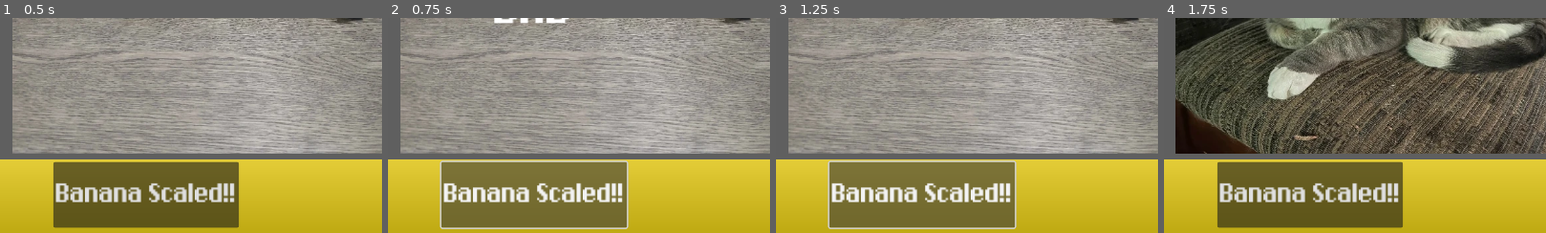
Above: before the commit, frames 1-4 (left to right).
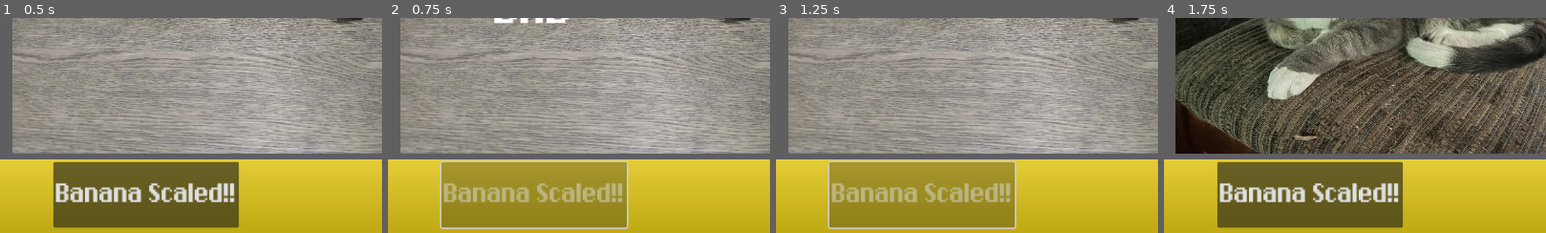
Above: after the commit, the same moments.

Repository: Just-a-Bee/banana_for_scale
Game: Godot game, scene res://main/game.tscn
The game is run twice, just before and just after one commit, with the same random seed, the same clock (stepped at 60 frames per second) and the same inputs. The engine's default icon, where the game draws it, is replaced by a stand-in: a white triangle on a blue panel in a dark square.
Inputs (mouse positions are % of the whole screen's width and height, from its top left):
- Up to frame 1 (0.5 s): no input
- Up to frame 2 (0.75 s): click "Banana Scaled!!" at 0.5 s
- Up to frame 3 (1.25 s): no input
- Up to frame 4 (1.75 s): click (10, 25) at 1.25 s
The pictures show only the part of the screen within x 31-81%, y 50-100%; the shares and areas given below are measured in that part.

Frame 1 is identical in both runs. In frame 2, 15% of the frame differs, in the area x 14-63%, y 67-98%; in frame 3, 15%; in frame 4, nothing differs.

Commit message:
Dialogue and sound effects are added

Diff:
--- a/autoloads/pictures.gd
+++ b/autoloads/pictures.gd
@@ -17,7 +17,7 @@
 	Picture.new(preload("res://assets/pictures/vase.webp"), 375)
 ]
 
-var final_picture:Picture = Picture.new(preload("res://assets/pictures/coins.webp"), 1)
+var final_picture:Picture = Picture.new(preload("res://assets/pictures/coins.webp"), 352)
 
 # function to return a random picture
 func get_picture()->Picture:
--- /dev/null
+++ b/default_bus_layout.tres
@@ -0,0 +1,9 @@
+[gd_resource type="AudioBusLayout" format=3 uid="uid://4whw8no5pfwf"]
+
+[resource]
+bus/1/name = &"Music"
+bus/1/solo = false
+bus/1/mute = false
+bus/1/bypass_fx = false
+bus/1/volume_db = 0.0
+bus/1/send = &"Master"
--- a/main/game.gd
+++ b/main/game.gd
@@ -13,7 +13,7 @@
 var banana:Banana
 
 @onready var event_array:Array = [
-	preload("res://assets/audio/voice/tutorial.ogg"),
+	preload("res://assets/audio/voice/intro.ogg"),
 	Pictures.tutorial_picture,
 	Pictures.get_picture(),
 	Pictures.get_picture(),
@@ -26,7 +26,7 @@
 	"bad_banana",
 	Pictures.get_picture(),
 	Pictures.get_picture(),
-	preload("res://assets/audio/voice/going_under.ogg"),
+	preload("res://assets/audio/voice/company-going-under.ogg"),
 	Pictures.final_picture,
 	"end"
 ]
@@ -61,7 +61,7 @@
 	var event = event_array.pop_front()
 	if event is AudioStream:
 		$Dialogue.stream = event
-		$Dialogue.play()
+		play_dialogue()
 		next_event()
 	elif event is Picture:
 		current_picture = event
@@ -72,6 +72,14 @@
 		next_event()
 	elif event == "end":
 		get_tree().change_scene_to_file("res://ui/end_screen.tscn")
+
+
+func play_dialogue():
+	$Dialogue.play()
+	$Music.volume_db = -20
+	await $Dialogue.finished
+	$Music.volume_db = -7
+
 
 func _on_button_button_up():
 	score_banana()
@@ -96,8 +104,11 @@
 	var score_string = ""
 	if score == Score.SCORES.BAD:
 		score_string = "BAD"
+		$Bad.play()
 	if score == Score.SCORES.GOOD:
 		score_string = "GOOD"
+		$Good.play()
 	if score == Score.SCORES.PERFECT:
 		score_string = "PERFECT"
+		$Perfect.play()
 	$AnimationPlayer/ScoreText.text = score_string
--- a/main/game.tscn
+++ b/main/game.tscn
@@ -8,7 +8,11 @@
 [ext_resource type="Texture2D" uid="uid://dyj1uybkuaxvy" path="res://assets/ui/icons/banana_icon.png" id="4_t413w"]
 [ext_resource type="Texture2D" uid="uid://cxgfy1pk2qnxl" path="res://assets/ui/icons/check_icon.png" id="5_w6egs"]
 [ext_resource type="Texture2D" uid="uid://cmhwksjnucue8" path="res://assets/ui/icons/x_icon.png" id="6_scer8"]
+[ext_resource type="Texture2D" uid="uid://dr688hvb6e3w8" path="res://assets/pictures/coins.webp" id="9_a7m3s"]
 [ext_resource type="AudioStream" uid="uid://o33oyxemf1ic" path="res://assets/audio/music/banana game music.ogg" id="9_n5g5n"]
+[ext_resource type="AudioStream" uid="uid://cn57ux5rmexia" path="res://assets/audio/sfx/perfect.wav" id="11_lkcw3"]
+[ext_resource type="AudioStream" uid="uid://bv8vr3ucmv4me" path="res://assets/audio/sfx/good.wav" id="12_yafjm"]
+[ext_resource type="AudioStream" uid="uid://cc5sgjhqn0rf" path="res://assets/audio/sfx/bad.wav" id="13_7alda"]
 
 [sub_resource type="Gradient" id="Gradient_d85hs"]
 offsets = PackedFloat32Array(0.729508, 1)
@@ -77,6 +81,18 @@
 "update": 0,
 "values": [Color(1, 1, 1, 1), Color(1, 1, 1, 1), Color(1, 1, 1, 0)]
 }
+tracks/2/type = "value"
+tracks/2/imported = false
+tracks/2/enabled = true
+tracks/2/path = NodePath("GamePanel/VBoxContainer/MarginContainer/VBoxContainer/BottomBar/Button:disabled")
+tracks/2/interp = 1
+tracks/2/loop_wrap = true
+tracks/2/keys = {
+"times": PackedFloat32Array(0, 1),
+"transitions": PackedFloat32Array(1, 1),
+"update": 1,
+"values": [true, false]
+}
 
 [sub_resource type="AnimationLibrary" id="AnimationLibrary_7ysdx"]
 _data = {
@@ -262,6 +278,7 @@
 
 [node name="PictureRect" type="TextureRect" parent="GamePanel/VBoxContainer/MarginContainer/VBoxContainer/HBoxContainer/PicturePanel/MarginContainer"]
 layout_mode = 2
+texture = ExtResource("9_a7m3s")
 expand_mode = 1
 stretch_mode = 5
 
@@ -291,10 +308,18 @@
 text = "PERFECT"
 horizontal_alignment = 1
 
-[node name="Sfx" type="AudioStreamPlayer" parent="."]
-
 [node name="Music" type="AudioStreamPlayer" parent="."]
 stream = ExtResource("9_n5g5n")
 volume_db = -7.0
+bus = &"Music"
+
+[node name="Perfect" type="AudioStreamPlayer" parent="."]
+stream = ExtResource("11_lkcw3")
+
+[node name="Good" type="AudioStreamPlayer" parent="."]
+stream = ExtResource("12_yafjm")
+
+[node name="Bad" type="AudioStreamPlayer" parent="."]
+stream = ExtResource("13_7alda")
 
 [connection signal="button_up" from="GamePanel/VBoxContainer/MarginContainer/VBoxContainer/BottomBar/Button" to="." method="_on_button_button_up"]
--- a/ui/boot_screen.gd
+++ b/ui/boot_screen.gd
@@ -17,25 +17,25 @@
 		title.visible_characters += 1
 		await get_tree().create_timer(.05).timeout
 
-	await get_tree().create_timer(.5).timeout
+	await get_tree().create_timer(.25).timeout
 
 
 	while left_column.visible_ratio < 1:
 		left_column.visible_characters += 1
-		await get_tree().create_timer(.01).timeout
+		await get_tree().create_timer(.005).timeout
 
 		if left_column.text[left_column.visible_characters-1] == "\n":
-			await get_tree().create_timer(.2).timeout
+			await get_tree().create_timer(.1).timeout
 			var right_line_finished = false
 			while not right_line_finished:
 				right_column.visible_characters += 1
-				await get_tree().create_timer(.01).timeout
+				await get_tree().create_timer(.005).timeout
 				if right_column.text[right_column.visible_characters] == "\n":
 					right_line_finished = true
 	$Boot.hide()
 	$Loading.show()
 
-	for i in 3:
+	for i in 2:
 		$Loading/RichTextLabel.visible_characters = 16
 		await get_tree().create_timer(.3).timeout
 		$Loading/RichTextLabel.visible_characters = 17
--- a/ui/boot_screen.tscn
+++ b/ui/boot_screen.tscn
@@ -1,7 +1,8 @@
-[gd_scene load_steps=5 format=3 uid="uid://bwh40sib1xqo2"]
+[gd_scene load_steps=6 format=3 uid="uid://bwh40sib1xqo2"]
 
 [ext_resource type="Script" path="res://ui/boot_screen.gd" id="1_7fu50"]
 [ext_resource type="Texture2D" uid="uid://ppyjp0cnhwlo" path="res://assets/ui/loadingnana.png" id="2_4w40i"]
+[ext_resource type="AudioStream" uid="uid://f1n7fsx5vbga" path="res://assets/audio/sfx/bootup.wav" id="3_xgkcm"]
 
 [sub_resource type="Animation" id="Animation_tmnpp"]
 resource_name = "load"
@@ -207,3 +208,7 @@
 libraries = {
 "": SubResource("AnimationLibrary_aq5ke")
 }
+
+[node name="AudioStreamPlayer" type="AudioStreamPlayer" parent="."]
+stream = ExtResource("3_xgkcm")
+autoplay = true
--- a/ui/end_screen.gd
+++ b/ui/end_screen.gd
@@ -4,9 +4,9 @@
 const MID_SCORE = 10
 
 @onready var score_counts = [
-	$PanelContainer/VBoxContainer/HBoxContainer/VBoxContainer/Count,
-	$PanelContainer/VBoxContainer/HBoxContainer/VBoxContainer2/Count,
-	$PanelContainer/VBoxContainer/HBoxContainer/VBoxContainer3/Count]
+	$PanelContainer/MarginContainer/VBoxContainer/HBoxContainer/VBoxContainer/Count,
+	$PanelContainer/MarginContainer/VBoxContainer/HBoxContainer/VBoxContainer2/Count,
+	$PanelContainer/MarginContainer/VBoxContainer/HBoxContainer/VBoxContainer3/Count]
 
 func _ready():
 	score_animate()
@@ -26,7 +26,7 @@
 	var shown_score = 0
 	while shown_score < Score.total_score:
 		shown_score += 1
-		$PanelContainer/VBoxContainer/TotalScore.text = "Score: " + str(shown_score)
+		$PanelContainer/MarginContainer/VBoxContainer/TotalScore.text = "Score: " + str(shown_score)
 		await get_tree().create_timer(.1).timeout
 	if Score.total_score > GOOD_SCORE:
 		$Good.play()
--- a/ui/end_screen.tscn
+++ b/ui/end_screen.tscn
@@ -1,9 +1,13 @@
-[gd_scene load_steps=5 format=3 uid="uid://c4ky4gi6v3rwc"]
+[gd_scene load_steps=9 format=3 uid="uid://c4ky4gi6v3rwc"]
 
 [ext_resource type="Texture2D" uid="uid://dyj1uybkuaxvy" path="res://assets/ui/icons/banana_icon.png" id="1_4nfni"]
 [ext_resource type="Script" path="res://ui/end_screen.gd" id="1_f5uas"]
 [ext_resource type="Texture2D" uid="uid://cxgfy1pk2qnxl" path="res://assets/ui/icons/check_icon.png" id="3_848tv"]
 [ext_resource type="Texture2D" uid="uid://cmhwksjnucue8" path="res://assets/ui/icons/x_icon.png" id="4_kaqip"]
+[ext_resource type="AudioStream" uid="uid://cl77udqekgxd0" path="res://assets/audio/voice/ending-intro.ogg" id="5_wfqo0"]
+[ext_resource type="AudioStream" uid="uid://ix1sf2ne703f" path="res://assets/audio/voice/good-ending.ogg" id="6_jd5sn"]
+[ext_resource type="AudioStream" uid="uid://m58naps7715k" path="res://assets/audio/voice/mid-ending.ogg" id="7_65oin"]
+[ext_resource type="AudioStream" uid="uid://ceide52dnlarl" path="res://assets/audio/voice/bad-ending.ogg" id="8_bpgcp"]
 
 [node name="EndScreen" type="Control"]
 layout_mode = 3
@@ -122,9 +126,13 @@
 fit_content = true
 
 [node name="Exit" type="AudioStreamPlayer" parent="."]
+stream = ExtResource("5_wfqo0")
 
 [node name="Good" type="AudioStreamPlayer" parent="."]
+stream = ExtResource("6_jd5sn")
 
 [node name="Mid" type="AudioStreamPlayer" parent="."]
+stream = ExtResource("7_65oin")
 
 [node name="Bad" type="AudioStreamPlayer" parent="."]
+stream = ExtResource("8_bpgcp")
--- a/ui/picture.gd
+++ b/ui/picture.gd
@@ -14,8 +14,8 @@
 func _init(t:Texture2D, s:float):
 	texture = t
 	banana_size = s
-	perfect_tolerance = .05*banana_size
-	ok_tolerance = .15 * banana_size + 5
+	perfect_tolerance = .1*banana_size
+	ok_tolerance = .3 * banana_size + 5
 
 func score(size:float):
 	var error = abs(size - banana_size)
Not shown, added: assets/audio/voice/bad-ending.ogg.import
Not shown, added: assets/audio/voice/company-going-under.ogg.import
Not shown, added: assets/audio/voice/ending-intro.ogg.import
Not shown, added: assets/audio/voice/good-ending.ogg.import
Not shown, added: assets/audio/voice/intro.ogg.import
Not shown, added: assets/audio/voice/mid-ending.ogg.import
Not shown: 1 places in main/game.tscn that only renumber resources
